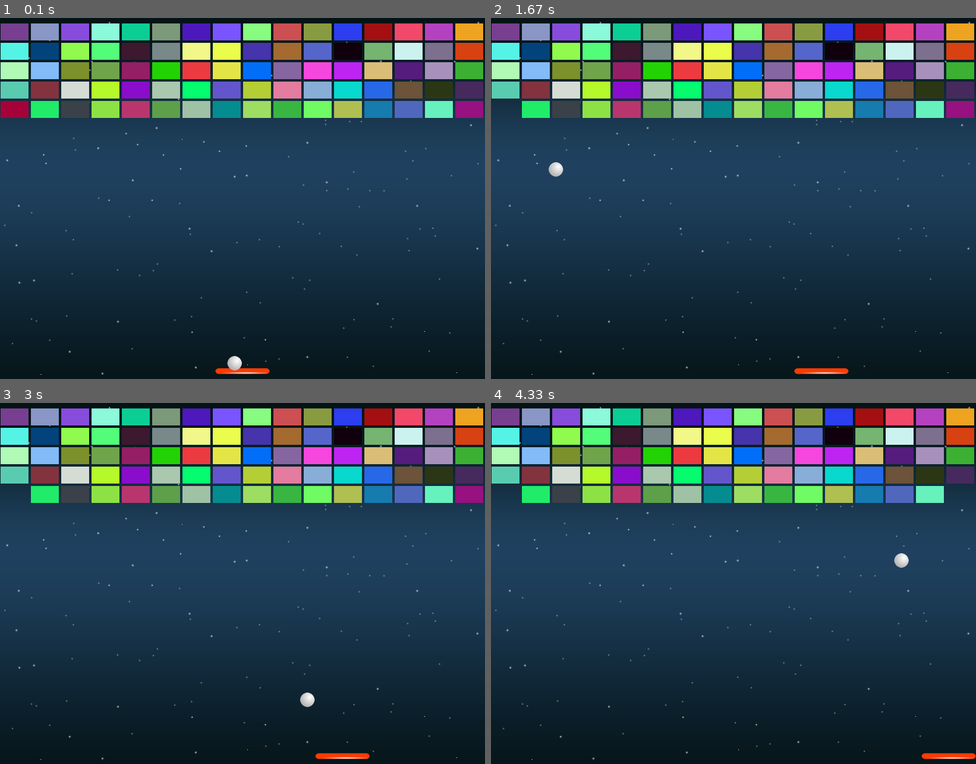
Above: before the commit, frames 1-4 (two rows, left to right).
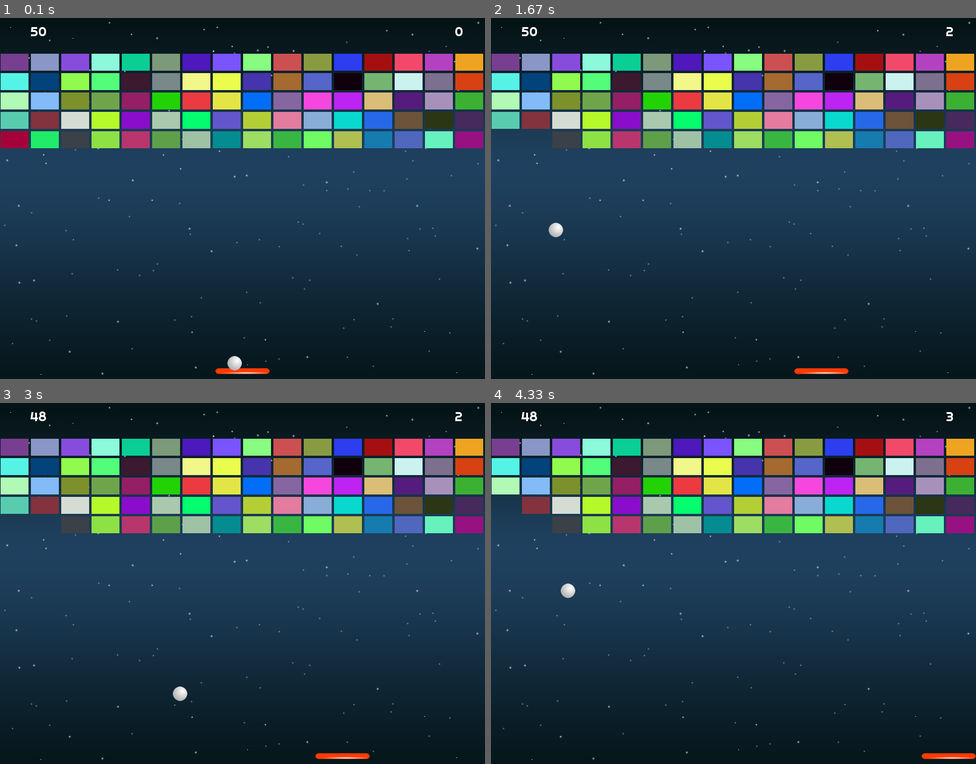
Above: after the commit, the same moments.

Repository: anbreaker/k8ArkanoidPyGame
Game: pygame game, started from main.py
Two runs of this game, one before a commit and one after it. Both use one fixed random seed, a clock stepped at 60 frames per second and the inputs below.
Inputs:
- Up to frame 1 (0.1 s): no input
- Up to frame 2 (1.67 s): hold Right 0.33-0.8 s; hold Right 0.83-1.3 s; hold Left from 1.33 s (still down)
- Up to frame 3 (3 s): release Left at 1.87 s; hold Left 1.9-2.3 s; hold Right 2.33-2.97 s
- Up to frame 4 (4.33 s): hold Left 3-3.47 s; hold Right 3.5-3.97 s; hold Right from 4 s (still down)

The runs differ from the first frame. In frame 1, 30% of the frame differs, in the area x 0-100%, y 1-37%; in frame 2, 30%; in frame 3, 30%; in frame 4, 30%.

Commit message:
Sonidos activados por choque, afinando gameOver...

Diff:
--- a/entities.py
+++ b/entities.py
@@ -8,7 +8,7 @@
 class Racket(pg.sprite.Sprite):
     pictures = 'racket_horizontal.png'
     speed = 10
-    lives = 5
+    lives = 50
 
     def __init__(self, x=355, y=580):
         self.x = x
@@ -46,6 +46,10 @@
         self.image = pg.image.load(
             'resources/{}'.format(self.pictures)).convert_alpha()
 
+        # Carga de ficheros de audio
+        self.bing = pg.mixer.Sound('resources/sounds/bing.wav')
+        self.lostPoint = pg.mixer.Sound('resources/sounds/lost-point.wav')
+
         self.rect = self.image.get_rect()
         self.rect.x = x
         self.rect.y = y
@@ -70,24 +74,24 @@
             # self.rect.y = self.y
             # Condicion de perdida de vida
             self.speed = 0
+            self.lostPoint.play()
 
         if self.rect.y <= 0:
             self.dy = self.dy * -1
+            self.lostPoint.play()
 
         if self.rect.x <= 0 or self.rect.x >= 800 - self.w:
             self.dx = self.dx * -1
+            self.bing.play()
 
-
-    def test_collisions(self,group, borra=False):
-        candidatesToColisionTile = pg.sprite.spritecollide(self,group,borra)
+    def test_collisions(self, group, borra=False):
+        candidatesToColisionTile = pg.sprite.spritecollide(self, group, borra)
         nC = len(candidatesToColisionTile)
         if nC > 0:
-            self.dy *= -1 # cambio la y para provocar rebote
-            print(len(candidatesToColisionTile))
-            print('rebote ladrillo')
+            self.dy *= -1  # cambio la y para provocar rebote
+            print('rebote ladrillo ', len(candidatesToColisionTile))
+            self.bing.play()
         return nC
-
-
 
 
 class Tile(pg.sprite.Sprite):
@@ -107,7 +111,7 @@
         pg.draw.rect(self.image, (randint(0, 255), randint(
             0, 255), randint(0, 255)), [1, 1, self.w-4, self.h-4])
 
-        #Lienzo principal
+        # Lienzo principal
         self.rect = self.image.get_rect()
         self.rect.x = x
         self.rect.y = y
--- a/main.py
+++ b/main.py
@@ -4,6 +4,7 @@
 from entities import *
 
 FPS = 60
+WHITE = (255,255,255)
 
 
 class Game:
@@ -17,6 +18,10 @@
 
         self.background_img = pg.image.load(
             'resources/background.png').convert()
+        self.font = pg.font.Font('resources/fonts/font.ttf', 22)
+        self.marcador = self.font.render('0', True, WHITE)
+        self.livesCounter = self.font.render('0', True, WHITE)
+
         # self.player = Racket(100,295) #Para enredar y comprobar en distinta posicion de Racket
         self.player = Racket()
         self.ball = Ball()
@@ -24,7 +29,7 @@
         self.tileGroup = pg.sprite.Group()
         for j in range(5):
             for i in range(16):
-                t = Tile(i*50, 10+j*32)
+                t = Tile(i*50, 60+j*32)
                 self.tileGroup.add(t)
 
         self.playerGroup = pg.sprite.Group()
@@ -35,14 +40,17 @@
         self.allSprites.add(self.tileGroup)
         self.score = 0
 
-    def gameOver(self):
+    def quitGame(self):
         pg.quit()
         sys.exit()
+
+    def gameOver(self):
+        pass
 
     def handleEvents(self):
         for event in pg.event.get():
             if event.type == QUIT:
-                self.gameOver()
+                self.quitGame()
 
             if event.type == KEYDOWN:
                 if event.key == K_LEFT:
@@ -77,12 +85,19 @@
                 self.ball.start()
 
             if self.player.lives == 0:
-                self.gameOver()
+                self.quitGame()
+
+
+            self.livesCounter = self.font.render(str(self.player.lives), True, WHITE)
+            self.marcador = self.font.render(str(self.score), True, WHITE)
 
             self.screen.blit(self.background_img, (0, 0))
 
             self.allSprites.update(dt)
             self.allSprites.draw(self.screen)
+
+            self.screen.blit(self.marcador, (750,10))
+            self.screen.blit(self.livesCounter, (50,10))
 
             pg.display.flip()
 
Binary file added: resources/fonts/font.ttf
Not shown, added: resources/sounds/bing.wav
Not shown, added: resources/sounds/lost-point.wav
